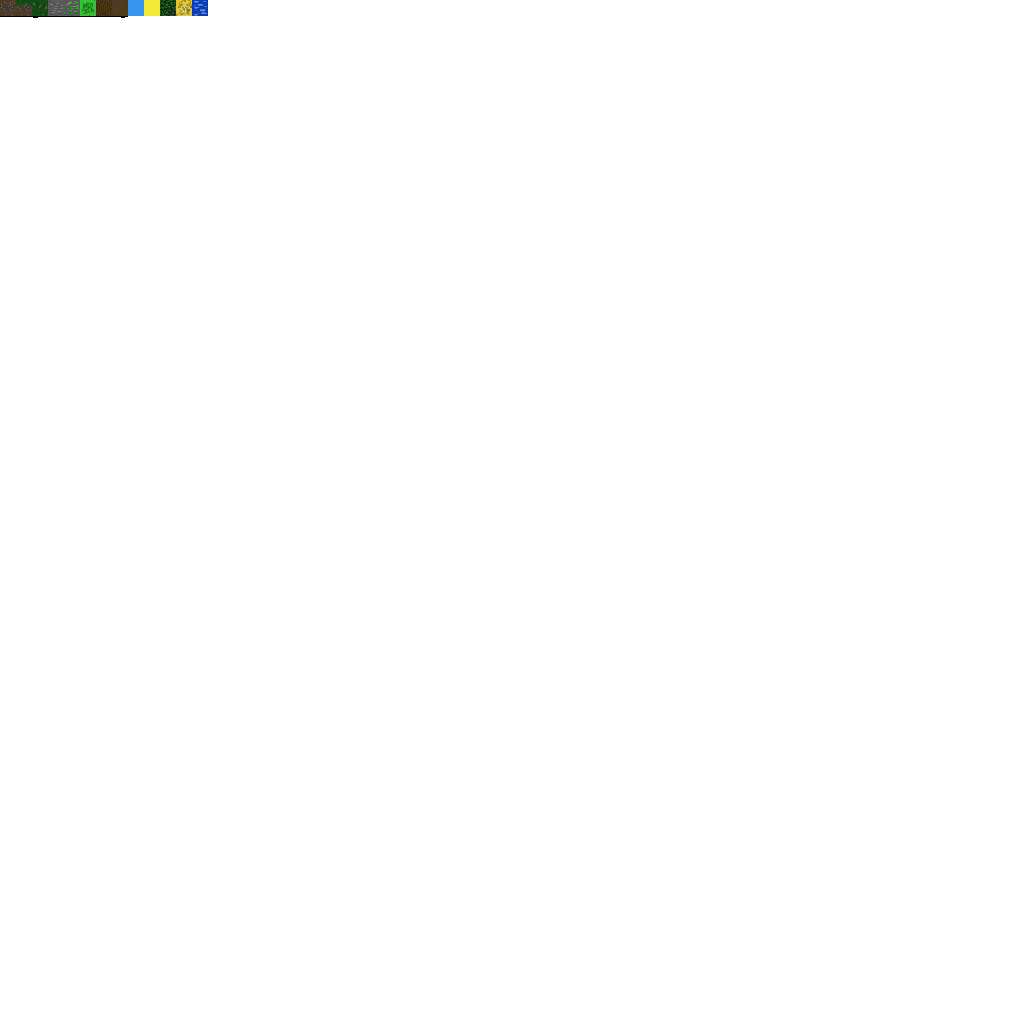
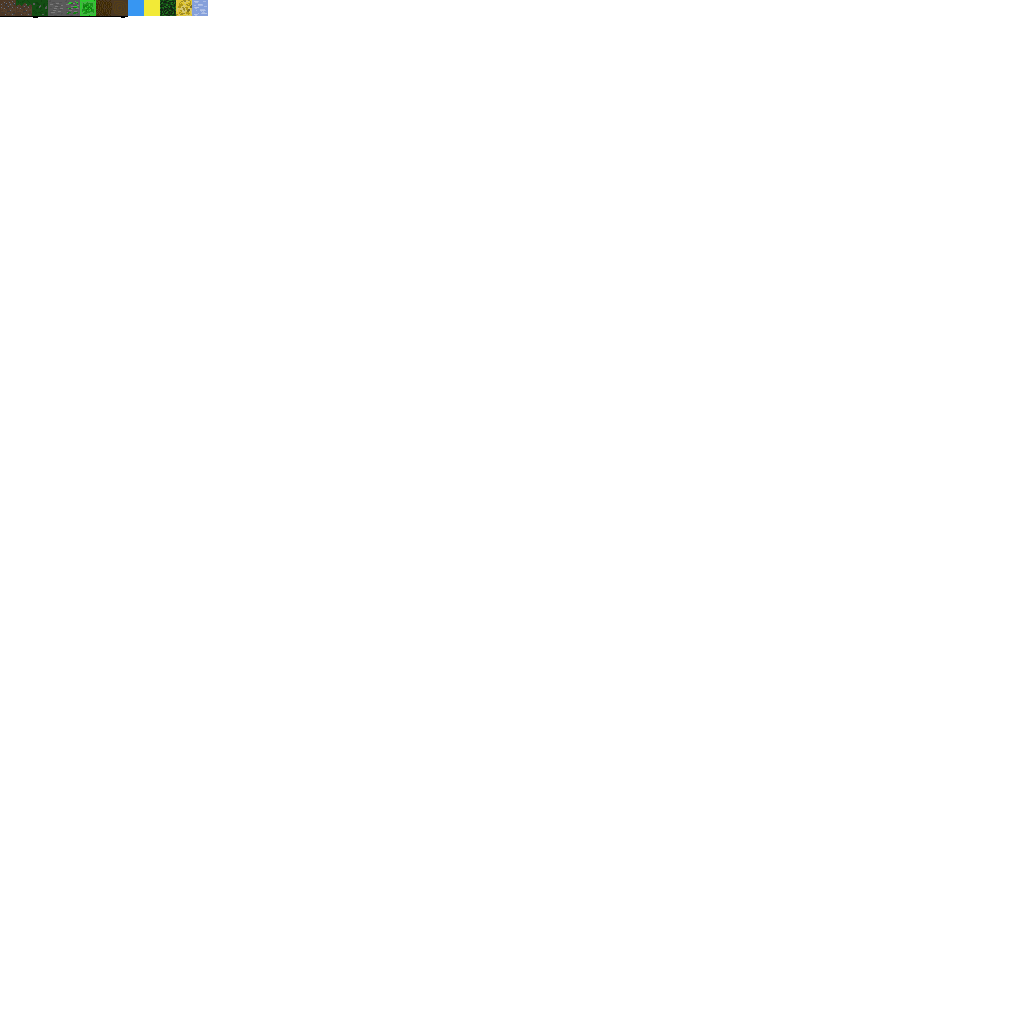
Before/after of a (1024, 1024) layered artwork. What changed in the layer stack:
added layer "Oderwana warstwa" (49%) above "Blocks.png" over 192, 0, 208, 16
renamed "Tło" to "Blocks.png", painted on it over 192, 0, 208, 16
